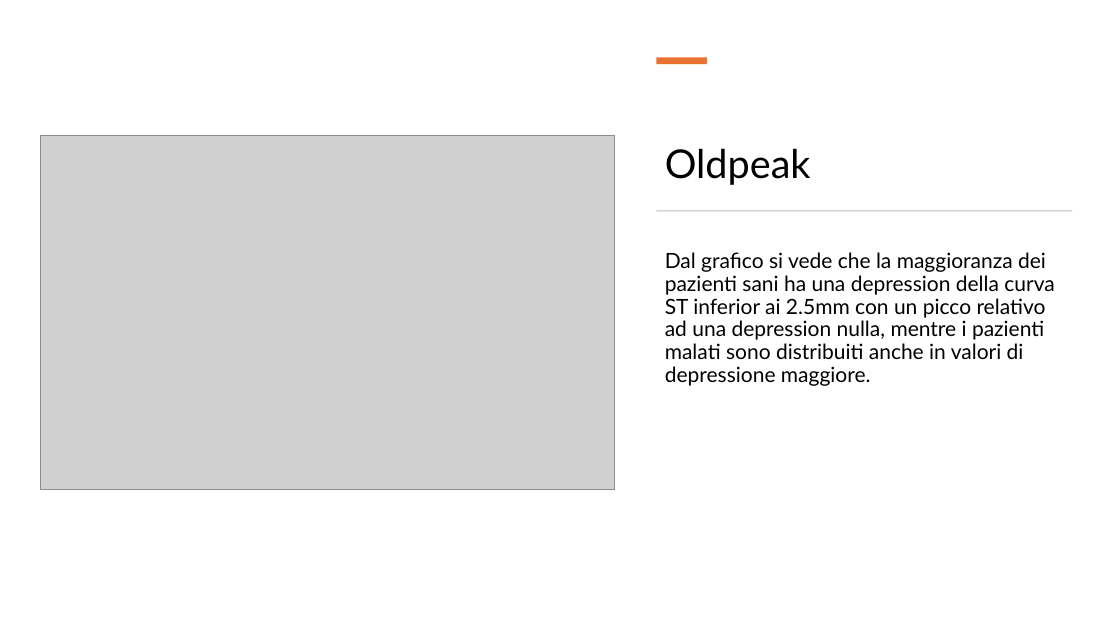
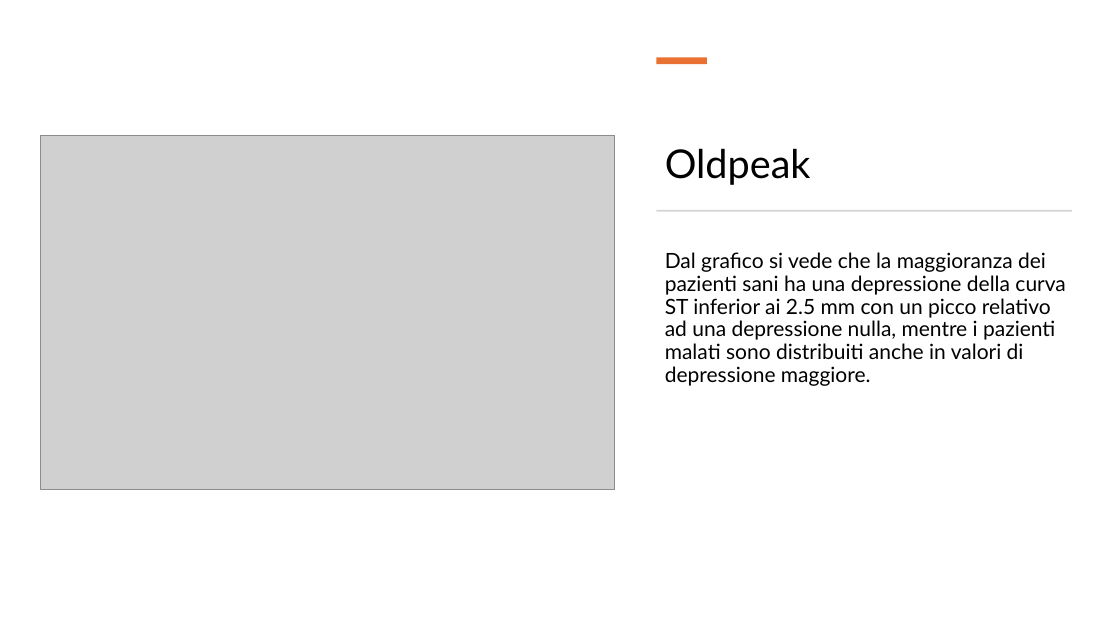
Before and after one commit to mattiaise/scientific-visualization, a slide deck: slide 17 of presentazione/presentazione.pptx. Drawn at 1120x630 pixels with LibreOffice and Linux fonts; fonts in the diff are those of the drawing; grey boxes stand for pictures. Boxes give left, top, right and bottom in pixels: in the first picture for what was removed or moved away, otherwise in the second. Text is boxed around its words. In the diff, an @@ line names an element or a change of style, - is before the commit and + after.

```diff
--- a/presentazione/presentazione.pptx
+++ b/presentazione/presentazione.pptx
@@ text at <box>665,252,1065,386</box>: text changed @@
-Dal grafico si vede che la maggioranza dei pazienti sani ha una depression della curva ST inferior ai 2.5mm con un picco relativo ad una depression nulla, mentre i pazienti malati sono distribuiti anche in valori di depressione maggiore.
+Dal grafico si vede che la maggioranza dei pazienti sani ha una depressione della curva ST inferior ai 2.5 mm con un picco relativo ad una depressione nulla, mentre i pazienti malati sono distribuiti anche in valori di depressione maggiore.
```
Also in this commit, not shown: 2 other slides changed, 1 other file.
